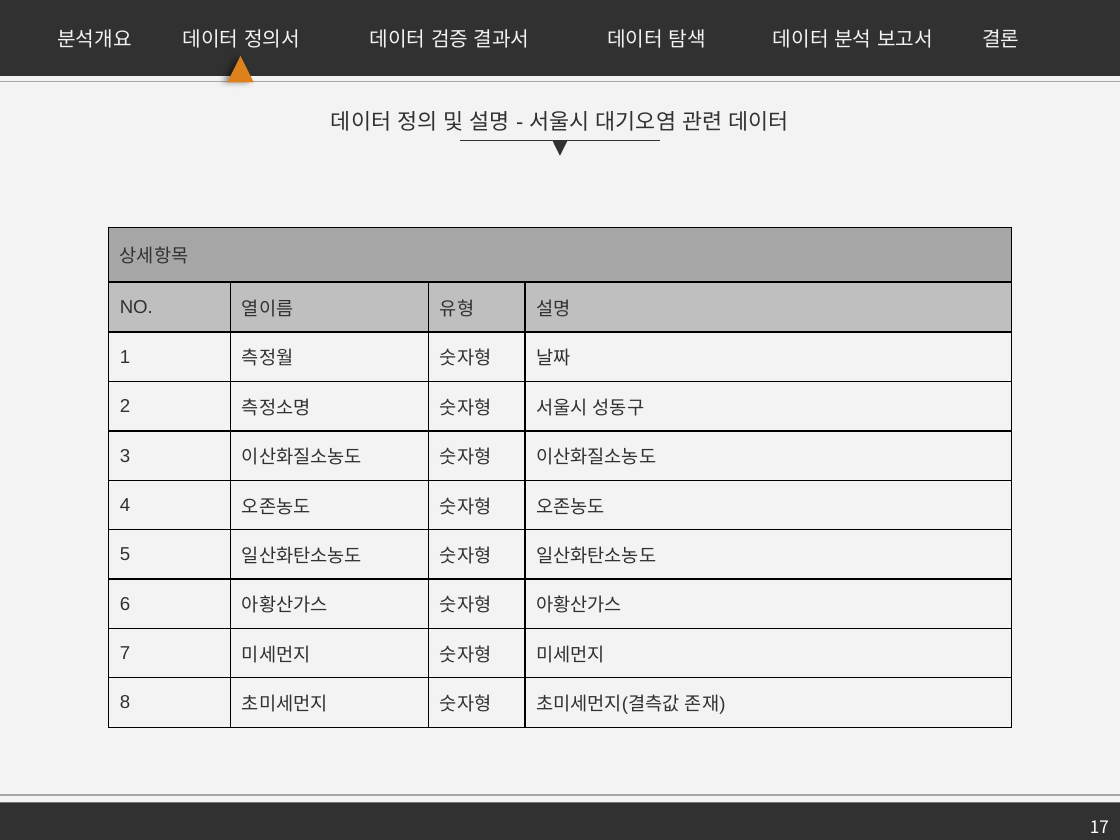
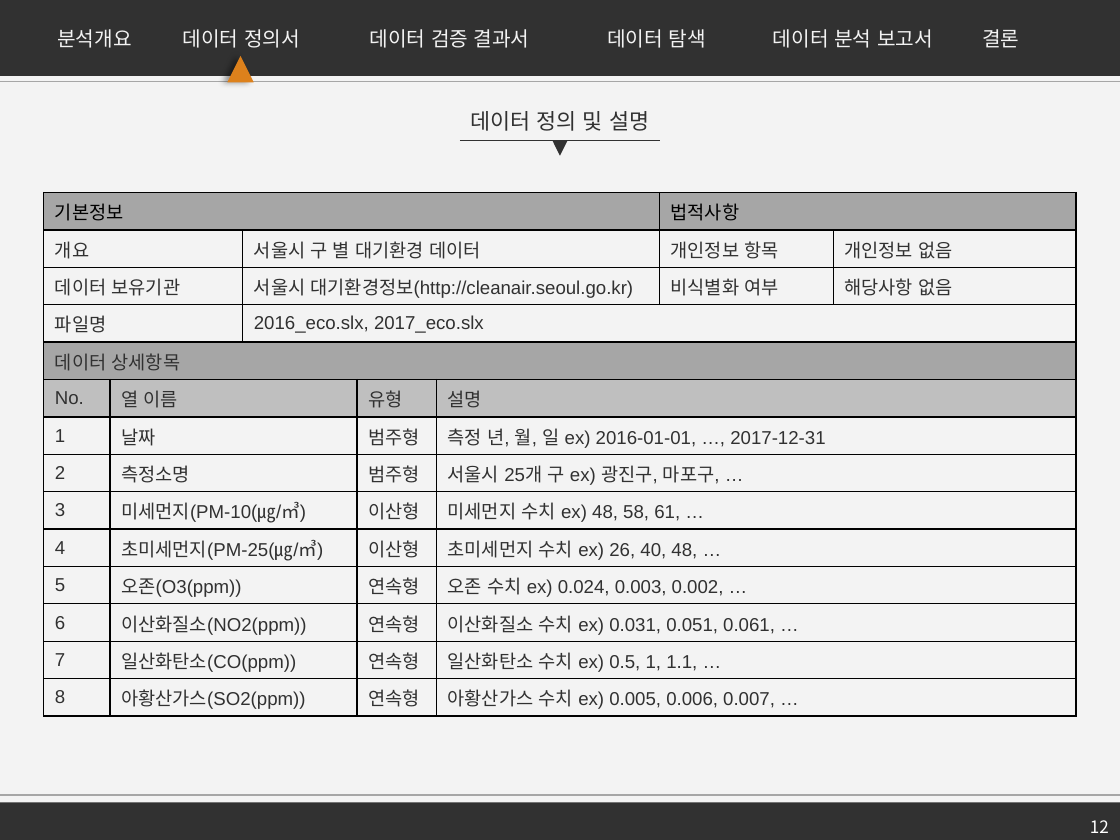
Before and after one commit to firstock/proj_sponge_bicycle, a slide deck: slide 12 of 서울시 공유자전거 수요 예측.pptx (slide 17 before the commit). Drawn at 1120x840 pixels with LibreOffice and Linux fonts; fonts in the diff are those of the drawing. Boxes give left, top, right and bottom in pixels: in the first picture for what was removed or moved away, otherwise in the second. Text is boxed around its words. In the diff, an @@ line names an element or a change of style, - is before the commit and + after.

```diff
--- a/서울시 공유자전거 수요 예측.pptx
+++ b/서울시 공유자전거 수요 예측.pptx
@@ text at [470,111,649,131]: text changed @@
-데이터 정의 및 설명 - 서울시 대기오염 관련 데이터
+데이터 정의 및 설명
@@ table at [44,193,1075,717] @@
-상세항목 |  |  | 
-NO. | 열이름 | 유형 | 설명
-1 | 측정월 | 숫자형 | 날짜
-2 | 측정소명 | 숫자형 | 서울시 성동구
-3 | 이산화질소농도 | 숫자형 | 이산화질소농도
-4 | 오존농도 | 숫자형 | 오존농도
-5 | 일산화탄소농도 | 숫자형 | 일산화탄소농도
-6 | 아황산가스 | 숫자형 | 아황산가스
-7 | 미세먼지 | 숫자형 | 미세먼지
-8 | 초미세먼지 | 숫자형 | 초미세먼지(결측값 존재)
+기본정보 |  |  |  |  | 법적사항 | 
+개요 |  | 서울시 구 별 대기환경 데이터 |  |  | 개인정보 항목 | 개인정보 없음
+데이터 보유기관 |  | 서울시 대기환경정보(http://cleanair.seoul.go.kr) |  |  | 비식별화 여부 | 해당사항 없음
+파일명 |  | 2016_eco.slx, 2017_eco.slx |  |  |  | 
+데이터 상세항목 |  |  |  |  |  | 
+No. | 열 이름 |  | 유형 | 설명 |  | 
+1 | 날짜 |  | 범주형 | 측정 년, 월, 일 ex) 2016-01-01, …, 2017-12-31 |  | 
+2 | 측정소명 |  | 범주형 | 서울시 25개 구 ex) 광진구, 마포구, … |  | 
+3 | 미세먼지(PM-10(㎍/㎥) |  | 이산형 | 미세먼지 수치 ex) 48, 58, 61, … |  | 
+4 | 초미세먼지(PM-25(㎍/㎥) |  | 이산형 | 초미세먼지 수치 ex) 26, 40, 48, … |  | 
+5 | 오존(O3(ppm)) |  | 연속형 | 오존 수치 ex) 0.024, 0.003, 0.002, … |  | 
+6 | 이산화질소(NO2(ppm)) |  | 연속형 | 이산화질소 수치 ex) 0.031, 0.051, 0.061, … |  | 
+7 | 일산화탄소(CO(ppm)) |  | 연속형 | 일산화탄소 수치 ex) 0.5, 1, 1.1, … |  | 
+8 | 아황산가스(SO2(ppm)) |  | 연속형 | 아황산가스 수치 ex) 0.005, 0.006, 0.007, … |  | 
@@ table: place and size @@
-table at [109,227,1011,727]
+table at [44,193,1075,717]
@@ page number at [1090,820,1109,833]: text changed @@
-17
+12
```
Also in this commit, not shown: 11 other slides changed, 9 slides removed.
